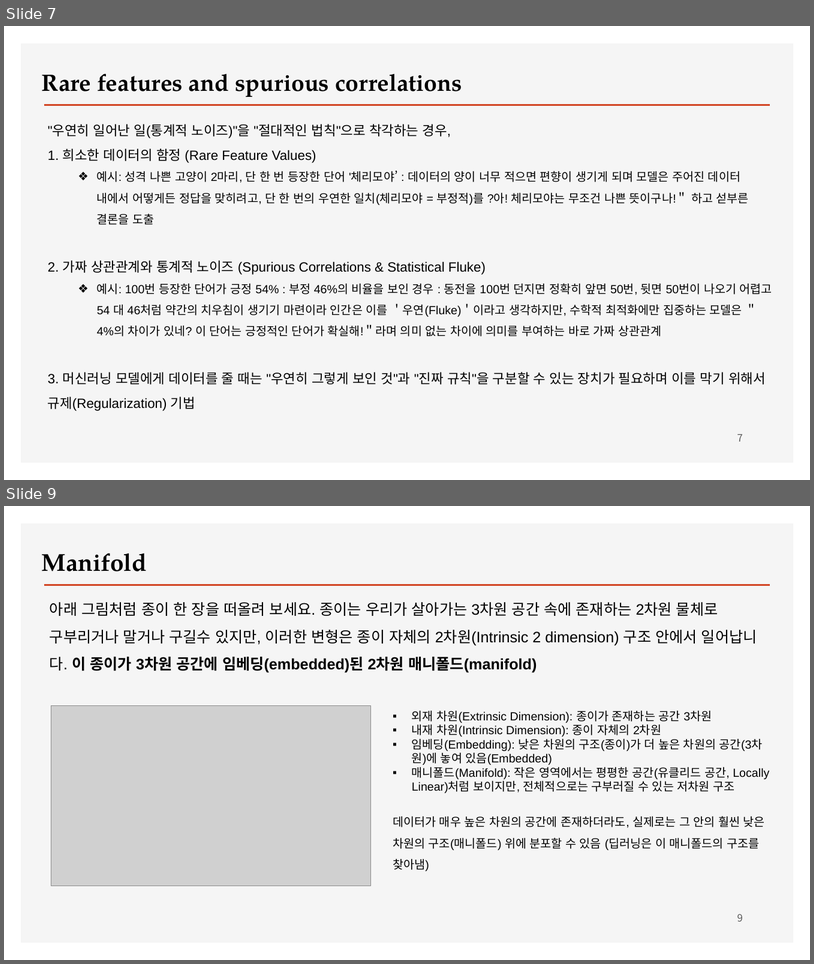
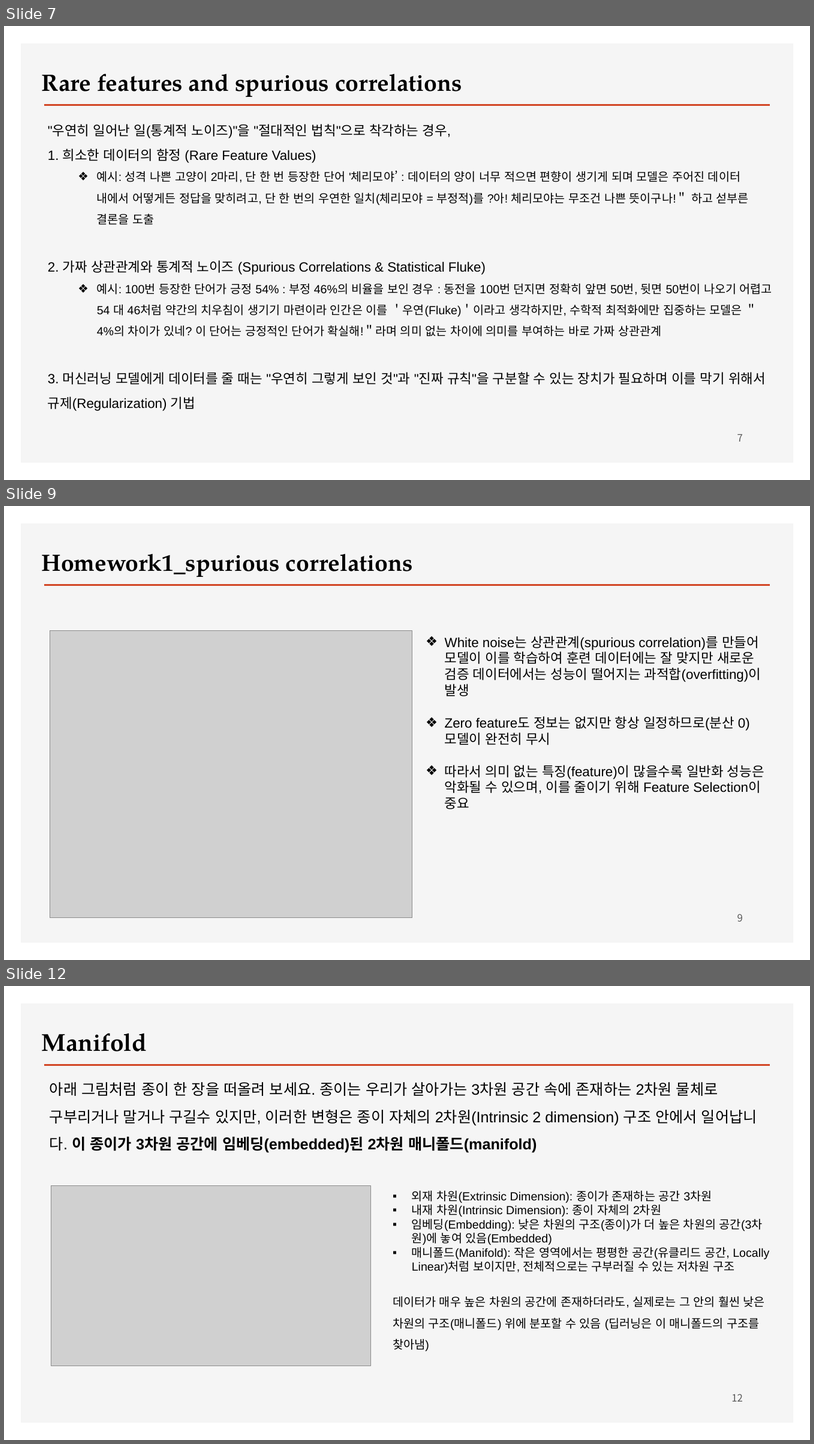
Before and after one commit to ancestor9/2026_Fall_Deep-Learning-with-Python, a slide deck: Chapter 5 Fundamentals of machine learning.pptx. Shown one above the other, each under a label of ours: slides 7 and 9 before the commit, slides 7, 9 and 12 after it; the slides between them are not shown. The pictures are 814x964 and 814x1444 pixels, drawn with LibreOffice and Linux fonts; fonts in the diff are those of the drawing; grey boxes stand for pictures; background and template pictures are left out. Boxes give left, top, right and bottom in pixels: in the first picture for what was removed or moved away, otherwise in the second. Text is boxed around its words. In the diff, an @@ line names an element or a change of style, - is before the commit and + after.

```diff
--- a/Chapter 5 Fundamentals of machine learning.pptx
+++ b/Chapter 5 Fundamentals of machine learning.pptx
@@ slide 9 added at [4, 506, 810, 960], background #FFFFFF; not listed: 2 template elements that a slide beside it also shows @@
@@ text added at [41, 553, 413, 577], 28 pt, text #000000, bold @@
+Homework1_spurious correlations
@@ picture added at [50, 631, 413, 918] @@
@@ text added at [445, 636, 765, 809], 16 pt, text #000000 @@
+❖ White noise는 상관관계(spurious correlation)를 만들어 모델이 이를 학습하여 훈련 데이터에는 잘 맞지만 새로운 검증 데이터에서는 성능이 떨어지는 과적합(overfitting)이 발생
+❖ Zero feature도 정보는 없지만 항상 일정하므로(분산 0) 모델이 완전히 무시
+❖ 따라서 의미 없는 특징(feature)이 많을수록 일반화 성능은 악화될 수 있으며, 이를 줄이기 위해 Feature Selection이 중요
@@ page number added at [738, 913, 743, 921], 12 pt, text #595959 @@
+9
@@ what was slide 9 is now slide 12 @@
@@ page number at [732, 1393, 743, 1401]: text changed @@
-9
+12
```
Also in this commit, not shown: 1 slide changed, 2 other slides added, 2 slides removed.
